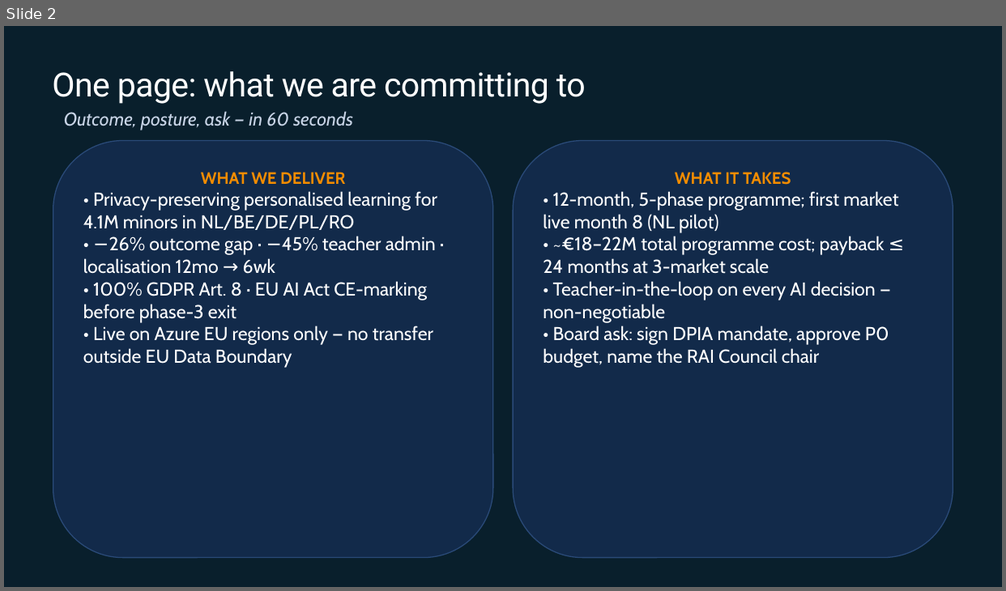
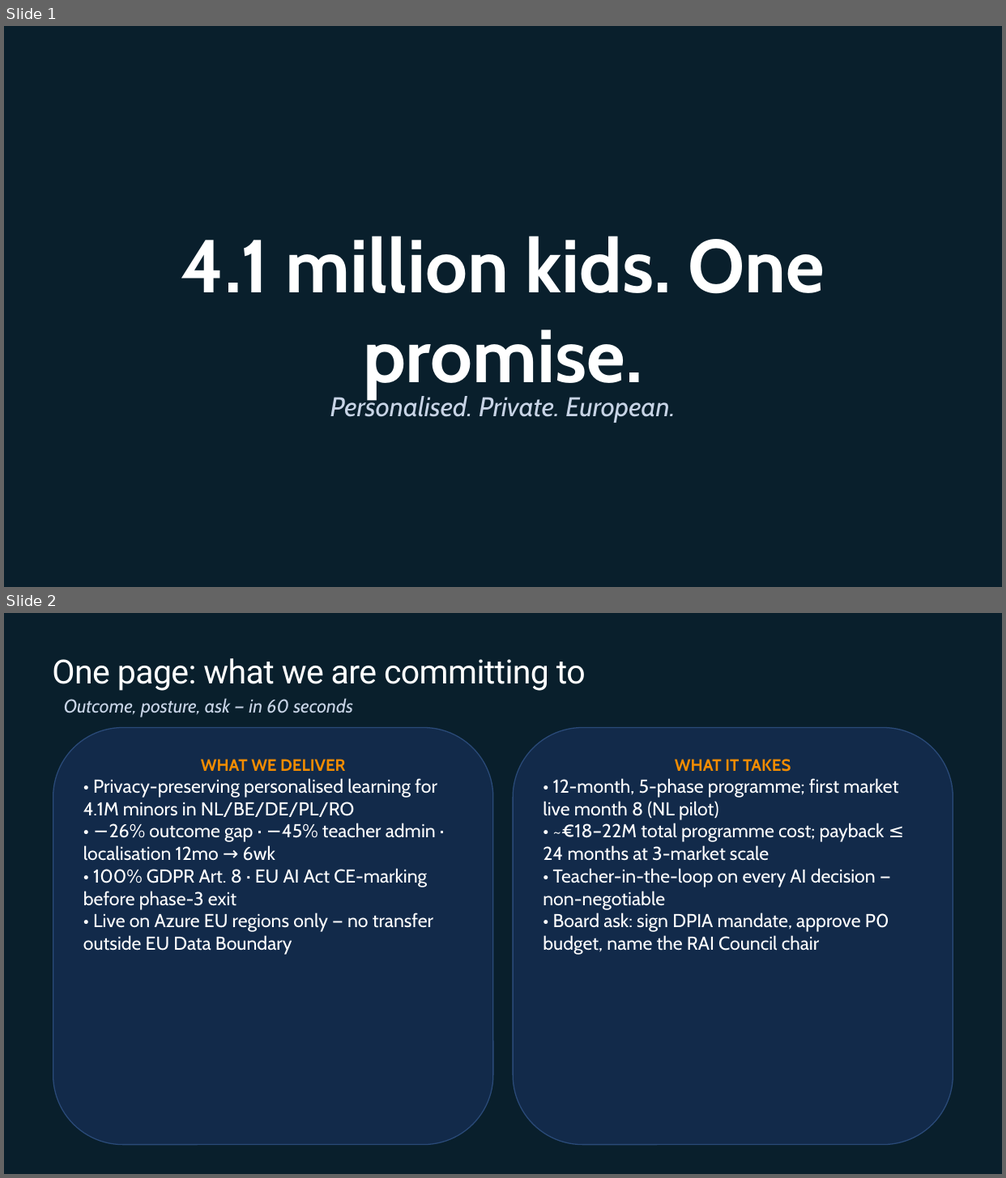
Before and after one commit to EtienneSIG/AMA_Project, a slide deck: Restitution01/build/LearnEU-CXO-Restitution.pptx. Shown one above the other, each under a label of ours: slide 2 before the commit, slides 1 and 2 after it. The pictures are 1006x591 and 1006x1178 pixels, drawn with LibreOffice and Linux fonts; fonts in the diff are those of the drawing; background and template pictures are left out. Boxes give left, top, right and bottom in pixels: in the first picture for what was removed or moved away, otherwise in the second. Text is boxed around its words. In the diff, an @@ line names an element or a change of style, - is before the commit and + after.

```diff
--- a/Restitution01/build/LearnEU-CXO-Restitution.pptx
+++ b/Restitution01/build/LearnEU-CXO-Restitution.pptx
@@ slide 1 added at (x1=4, y1=26, x2=1002, y2=587), background picture (left out) @@
@@ text added at (x1=181, y1=236, x2=825, y2=399), 72 pt, text #FFFFFF, bold @@
+4.1 million kids. One promise.
@@ text added at (x1=330, y1=394, x2=675, y2=423), 26 pt, text #C8D4E6, italic @@
+Personalised. Private. European.
```
Also in this commit, not shown: 3 slides changed, 3 other slides added, 4 slides removed, 28 other files.
